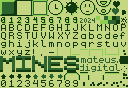
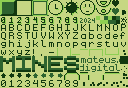
Layered file, before and after one edit (128px x 88px). Changes by layer:
painted on "Layer 9 copy" over [1, 0, 120, 79]
